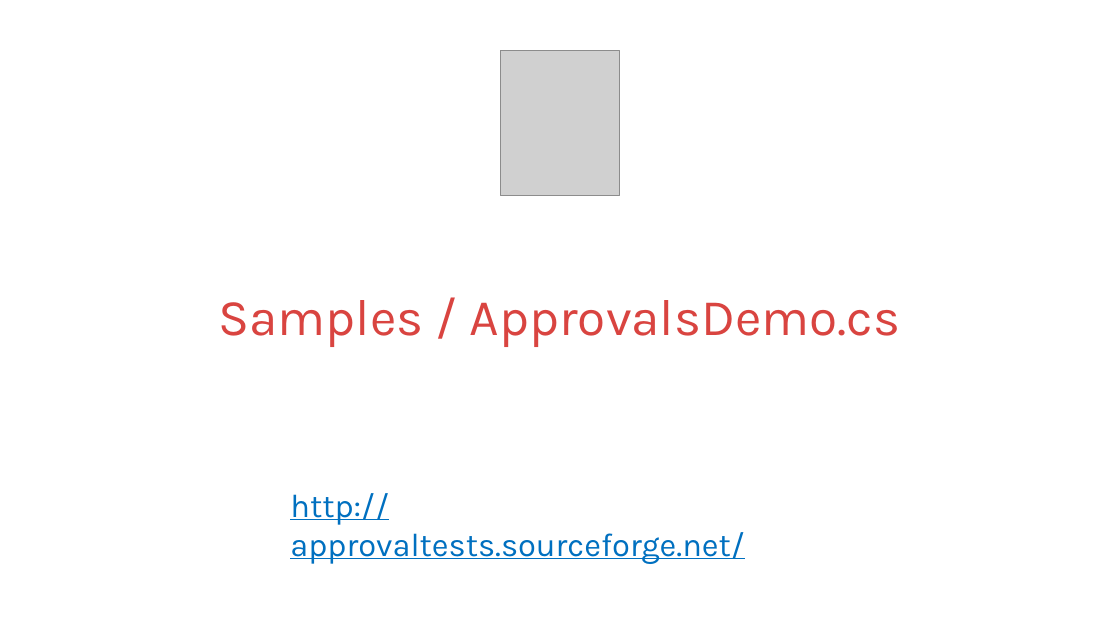
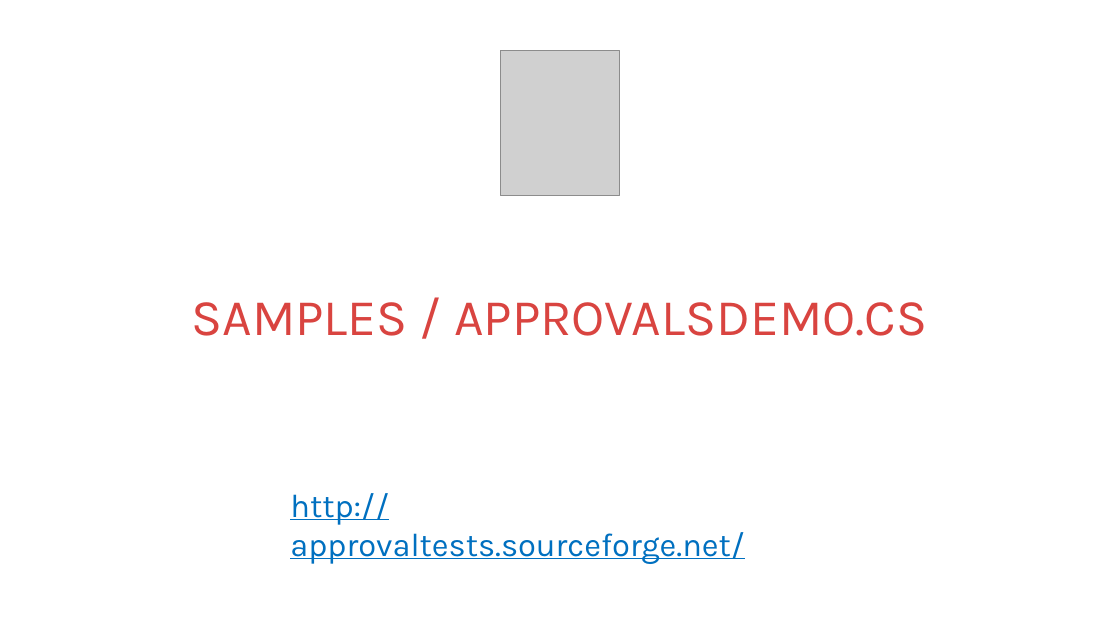
Before and after one commit to kontur-courses/legacy, a slide deck: slide 7 of legacy.pptx. Drawn at 1120x630 pixels with LibreOffice and Linux fonts; fonts in the diff are those of the drawing; grey boxes stand for pictures. Boxes give left, top, right and bottom in pixels: in the first picture for what was removed or moved away, otherwise in the second. Text is boxed around its words. In the diff, an @@ line names an element or a change of style, - is before the commit and + after.

```diff
--- a/legacy.pptx
+++ b/legacy.pptx
@@ title at [192,302,927,336]: text changed @@
-Samples / ApprovalsDemo.cs
+SAMPLES / APPROVALSDEMO.CS
```
Also in this commit, not shown: 5 other slides changed, 5 other files.
